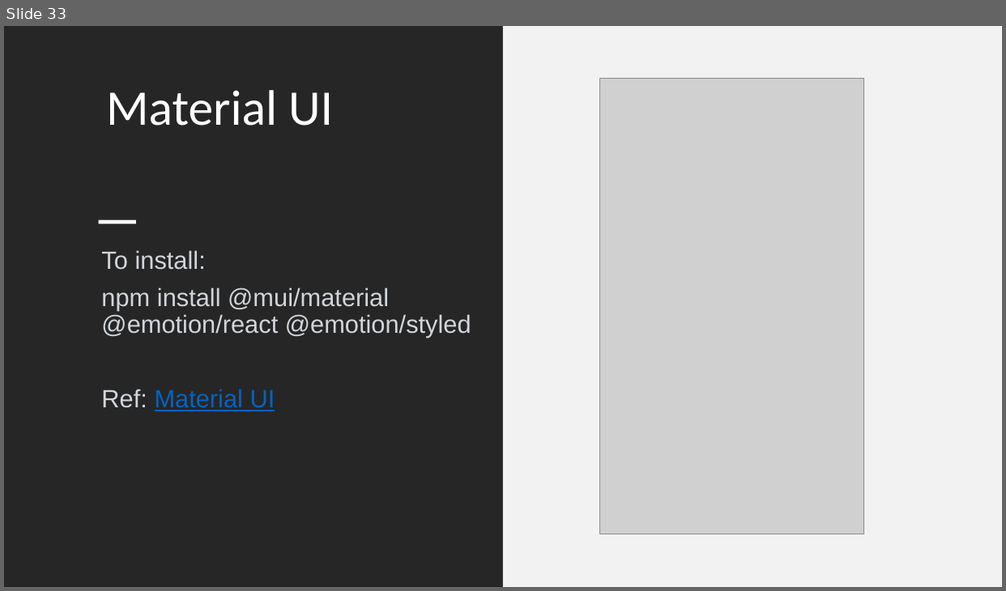
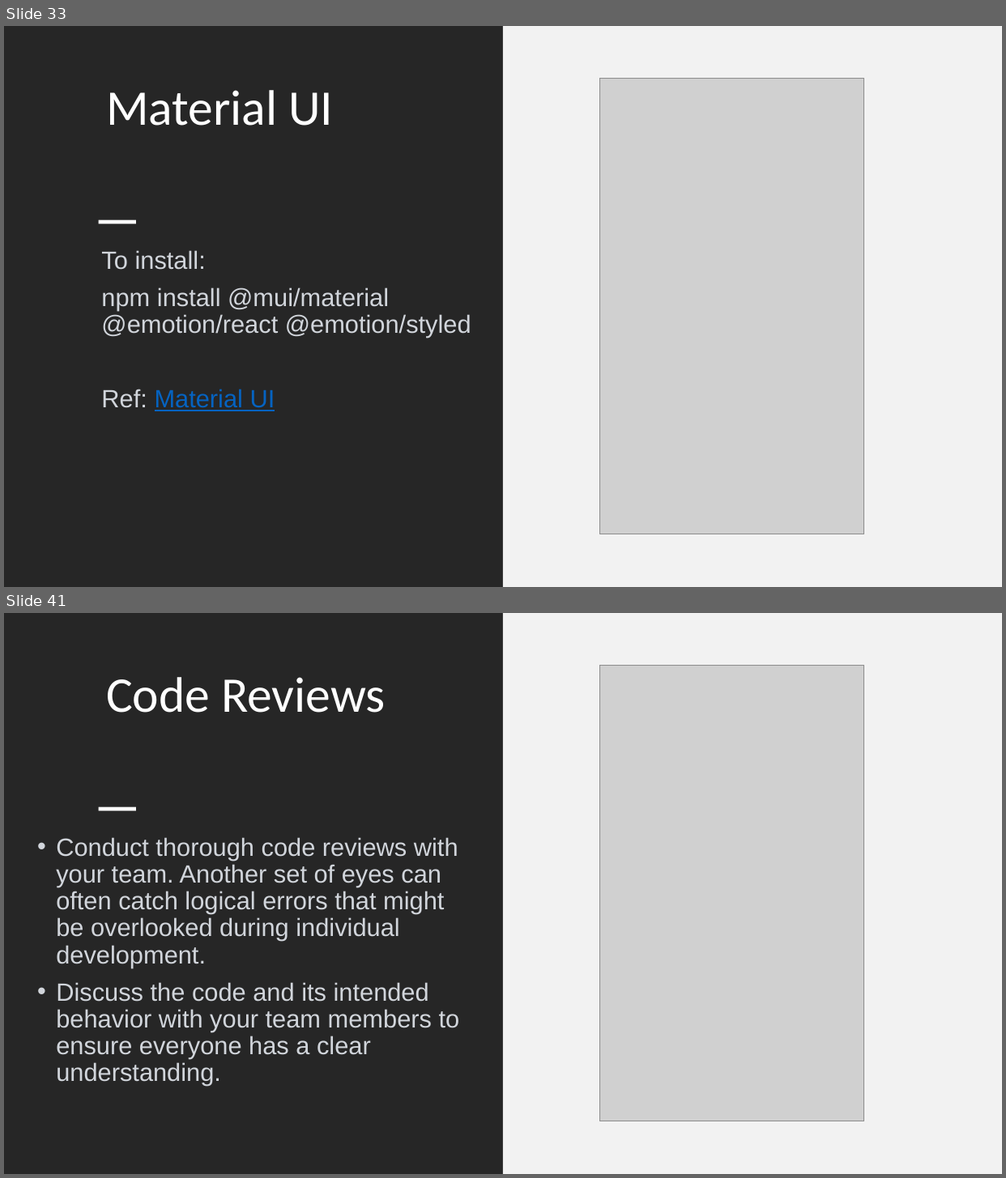
Before and after one commit to SivaPrasannaS/skg, a slide deck: react/study_materials/React.pptx. Shown one above the other, each under a label of ours: slide 33 before the commit, slides 33 and 41 after it; the slides between them are not shown. The pictures are 1006x591 and 1006x1178 pixels, drawn with LibreOffice and Linux fonts; fonts in the diff are those of the drawing; grey boxes stand for pictures. Boxes give left, top, right and bottom in pixels: in the first picture for what was removed or moved away, otherwise in the second. Text is boxed around its words. In the diff, an @@ line names an element or a change of style, - is before the commit and + after.

```diff
--- a/react/study_materials/React.pptx
+++ b/react/study_materials/React.pptx
@@ slide 41 added at (4,613,1002,1174), background #FFFFFF @@
@@ rectangle added at (4,613,503,1174), fill #262626 @@
@@ rectangle added at (503,613,1002,1174), fill #F2F2F2 @@
@@ title added at (106,677,386,713), 48 pt, text #FFFFFF @@
+Code Reviews
@@ picture added at (600,666,865,1122) @@
@@ rectangle added at (98,807,136,811), fill #FFFFFF @@
@@ text added at (56,837,460,1086), 24 pt, text #D1D5DB @@
+• Conduct thorough code reviews with your team. Another set of eyes can often catch logical errors that might be overlooked during individual development.
+• Discuss the code and its intended behavior with your team members to ensure everyone has a clear understanding.
```
Also in this commit, not shown: 9 other slides added, 7 other files.
